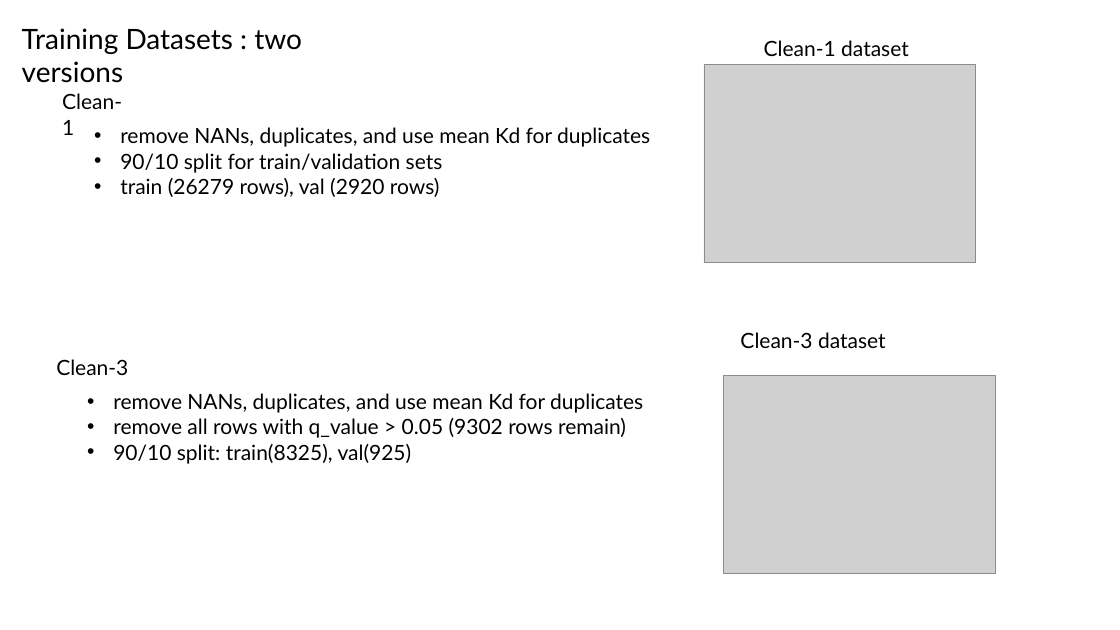
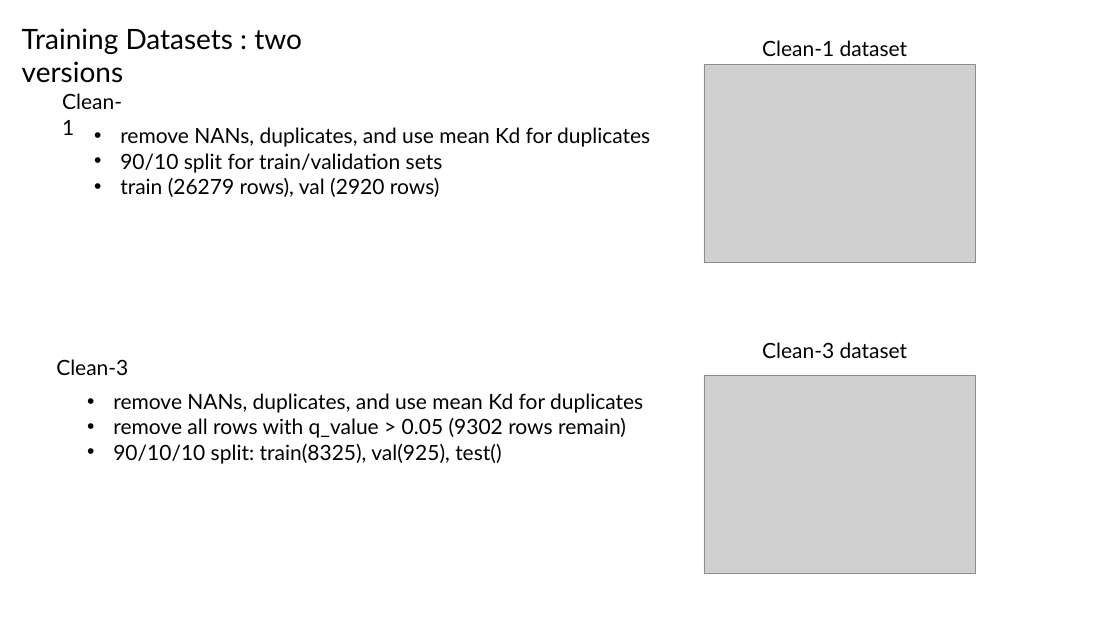
Before and after one commit to planaria158/BERT-antibody-antigen-binding-energy, a slide deck: slide 4 of Homework-aAlphaBio.pptx. Drawn at 1120x630 pixels with LibreOffice and Linux fonts; fonts in the diff are those of the drawing; grey boxes stand for pictures. Boxes give left, top, right and bottom in pixels: in the first picture for what was removed or moved away, otherwise in the second. Text is boxed around its words. In the diff, an @@ line names an element or a change of style, - is before the commit and + after.

```diff
--- a/Homework-aAlphaBio.pptx
+++ b/Homework-aAlphaBio.pptx
@@ text "Clean-3 dataset": place and size @@
-text "Clean-3 dataset" at (740, 332, 886, 348)
+text "Clean-3 dataset" at (762, 342, 908, 358)
@@ picture: place and size @@
-picture at (724, 376, 996, 574)
+picture at (704, 376, 975, 574)
@@ text at (113, 444, 501, 464): text changed @@
-• 90/10 split: train(8325), val(925)
+• 90/10/10 split: train(8325), val(925), test()
```
Also in this commit, not shown: 6 other slides changed, 4 slides added.
